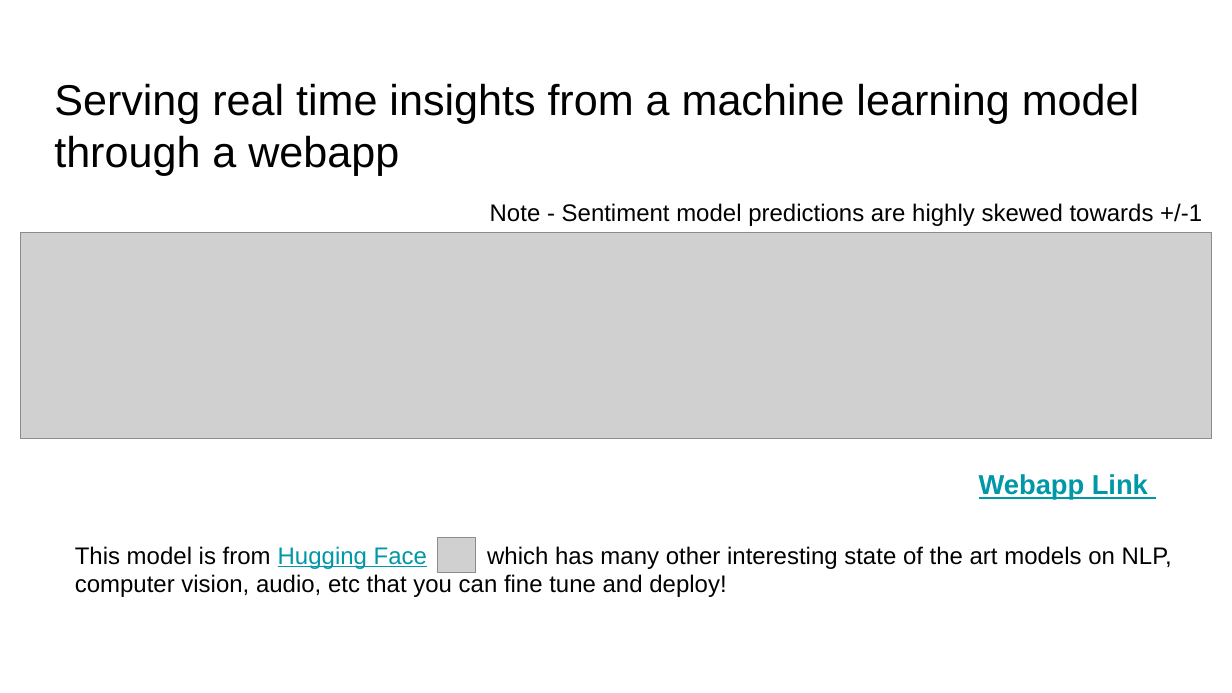
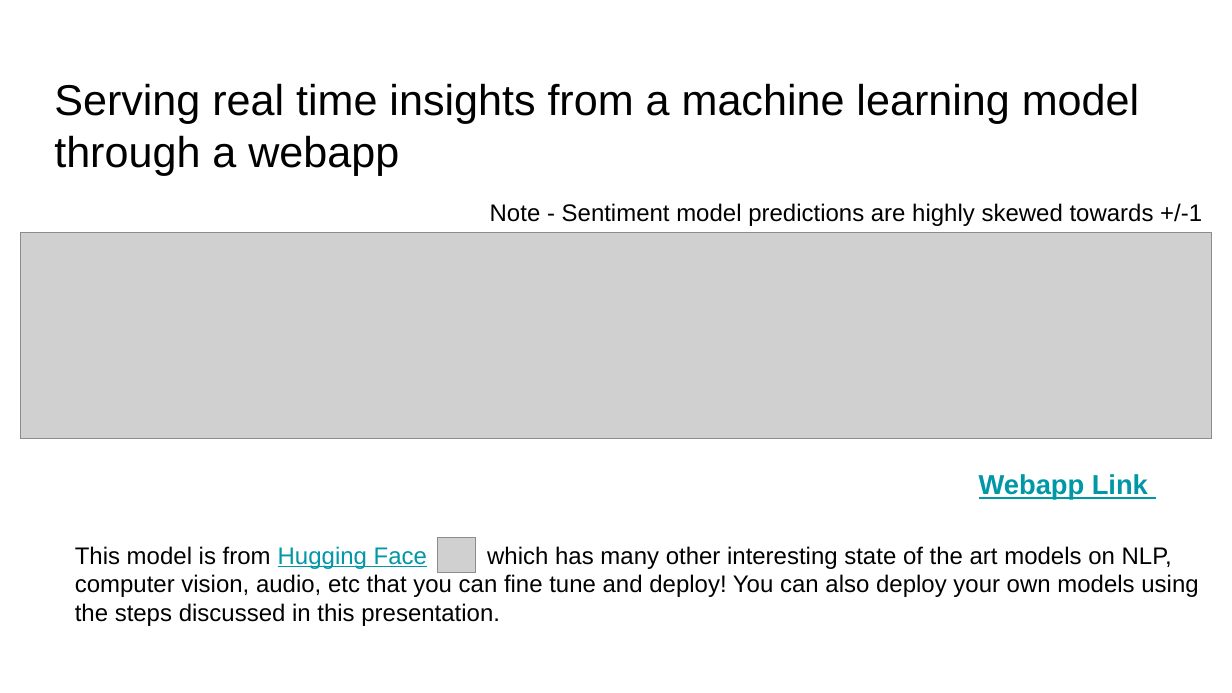
Before and after one commit to praveen-taneja/sentiment-analysis-lambda, a slide deck: slide 3 of docs/How to deploy an ML model with an API on AWS Lamba.pptx. Drawn at 1232x693 pixels with LibreOffice and Linux fonts; fonts in the diff are those of the drawing; grey boxes stand for pictures. Boxes give left, top, right and bottom in pixels: in the first picture for what was removed or moved away, otherwise in the second. Text is boxed around its words. In the diff, an @@ line names an element or a change of style, - is before the commit and + after.

```diff
--- a/docs/How to deploy an ML model with an API on AWS Lamba.pptx
+++ b/docs/How to deploy an ML model with an API on AWS Lamba.pptx
@@ text at box(75, 546, 1198, 626): text changed @@
-This model is from Hugging Face which has many other interesting state of the art models on NLP, computer vision, audio, etc that you can fine tune and deploy!
+This model is from Hugging Face which has many other interesting state of the art models on NLP, computer vision, audio, etc that you can fine tune and deploy! You can also deploy your own models using the steps discussed in this presentation.
```
Also in this commit, not shown: 9 other slides changed, 2 slides added, 18 slides removed.
